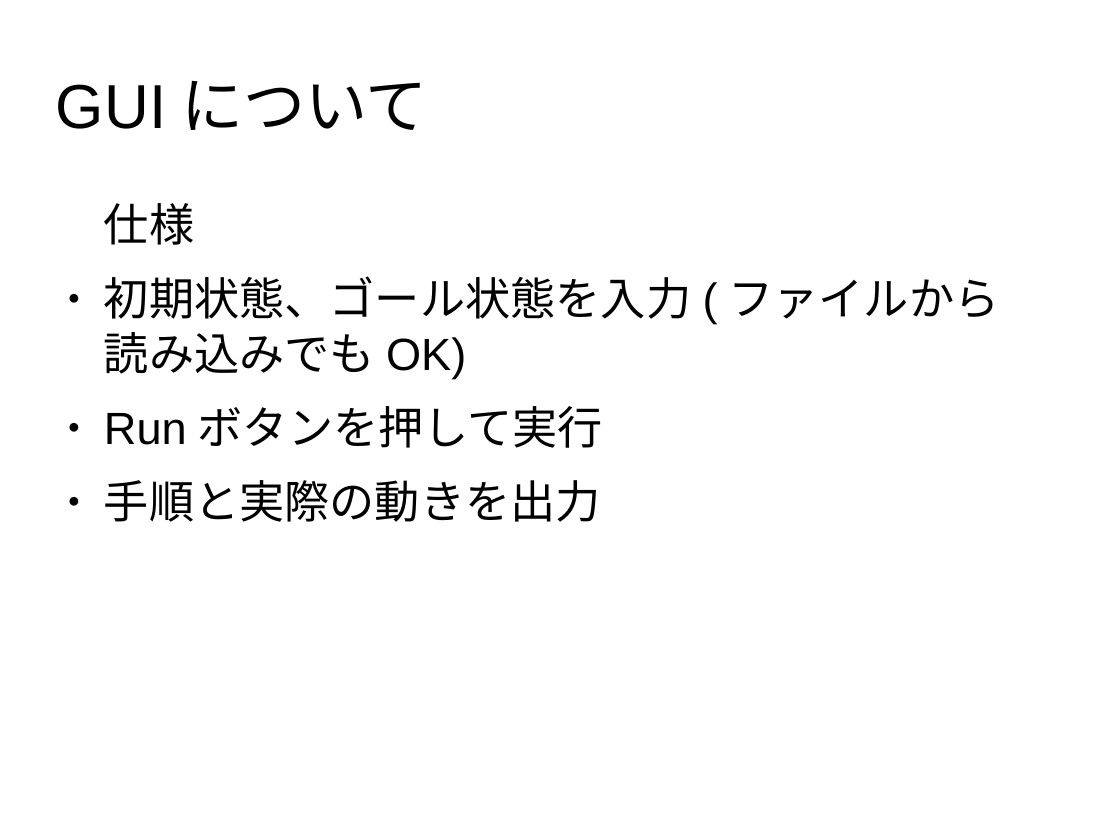
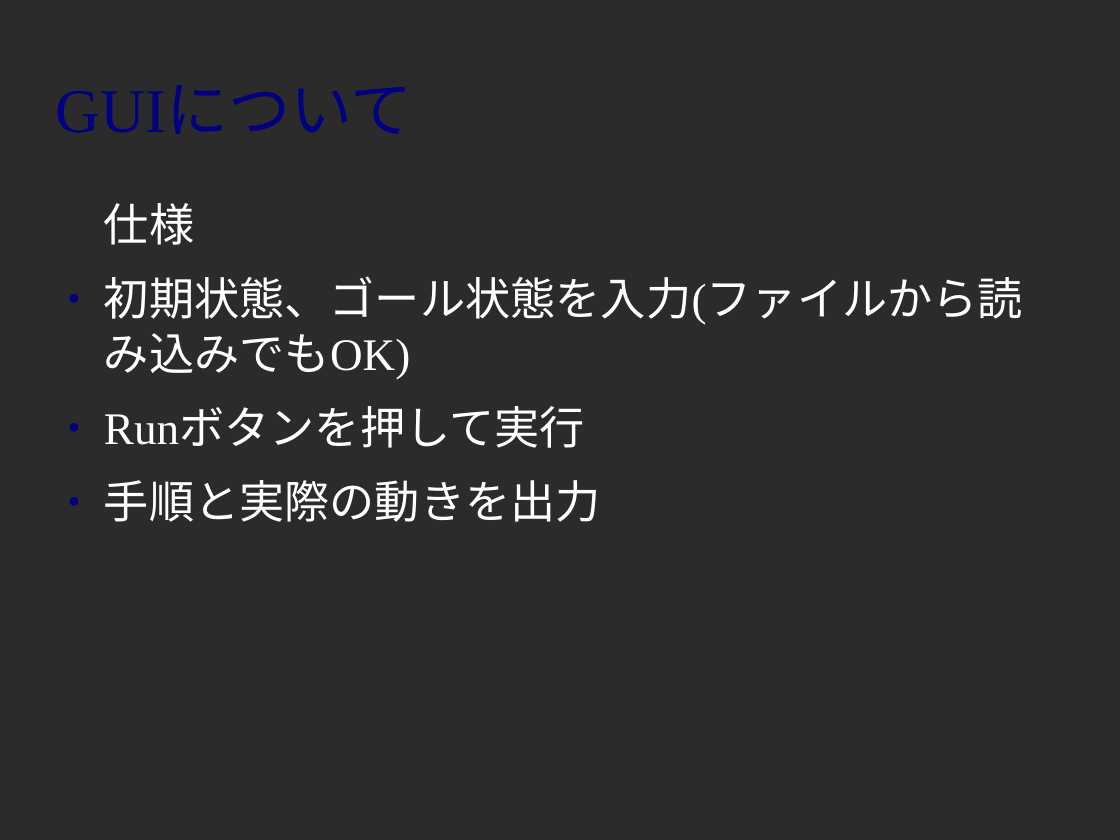
Before and after one commit to KP04/Grep7, a slide deck: slide 1 of GUIslide.odp (slide 2 before the commit). Drawn at 1120x840 pixels with LibreOffice and Linux fonts; fonts in the diff are those of the drawing; background and template pictures are left out; a plain dark background stands for a picture behind light text. Boxes give left, top, right and bottom in pixels: in the first picture for what was removed or moved away, otherwise in the second. Text is boxed around its words. In the diff, an @@ line names an element or a change of style, - is before the commit and + after.

```diff
--- a/GUIslide.odp
+++ b/GUIslide.odp
@@ background #FFFFFF to picture (left out) @@
@@ title "GUIについて" at [56, 38, 1064, 178]: font Arial to Times New Roman, text colour #000000 to #000080 @@
@@ text "仕様" at [104, 203, 1023, 522]: font Arial to Times New Roman, text colour #000000 to #FFFFFF; indent changed; bullet colour #000000 to #000080 @@
```
Also in this commit, not shown: 3 other slides changed, 1 slide removed, 1 other file.
